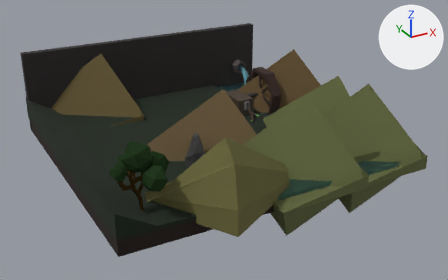
An edit to the Blender file Visual Project FIles/ROOMS/smfm room 16.blend, drawn before and after from the same camera.
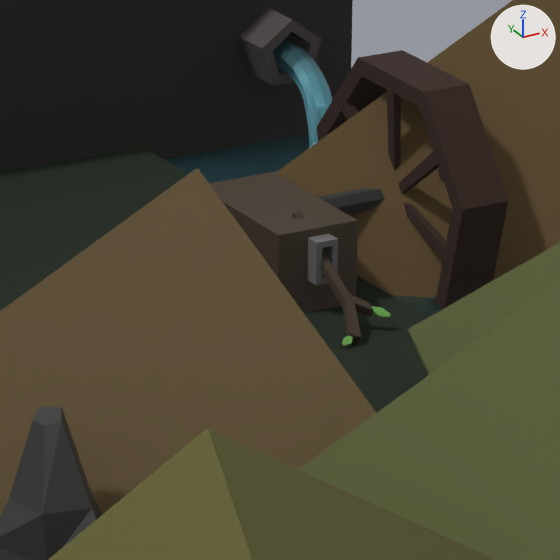
There are two pictures of each version: one whole from a 50 mm lens placed at (-6.42, -12.87, 7.1), pointed at (0.35, -0.56, 0.94), one close up on the part from 42% to 65% of the width and 20% to 58% of the height. Arrows for +X, +Y and +Z are at upper right; the lights stay in place.

The older version as bpy lines, for what is in view:
```python
me_cube_007 = bpy.data.meshes.new('Cube.007')
me_cube_007.from_pydata(...)  # 26 vertices, 0 faces, 20 loose edges; spans x -0.0278..0.0564, y -0.0072..0.0291, z -0.0788..0.0405
me_cube_007.materials.append(mat_bf_grass_002)
me_cube_011 = bpy.data.meshes.new('Cube.011')
me_cube_011.from_pydata(...)  # 26 vertices, 0 faces, 20 loose edges; spans x -0.0278..0.0564, y -0.0072..0.0291, z -0.0788..0.0405
me_cube_011.materials.append(mat_bf_grass_002)
me_cube_013 = bpy.data.meshes.new('Cube.013')
me_cube_013.from_pydata(...)  # 24 vertices, 22 faces; spans x -1.0..1.0, y -1.21..1.0, z -2.46..-0.46
# faces by material slot: [9, 13]
me_cube_013.materials.append(mat_material_004)  # brown #493d31
me_cube_013.materials.append(mat_material_011)  # grey #707070
ob_cube_001 = bpy.data.objects.new('Cube.001', me_cube_013)
ob_cube_001.location = (1.648, 0.999, 1.508)
ob_cube_001.scale = (0.229, 0.426, 0.229)
ob_cube_007 = bpy.data.objects.new('Cube.007', me_cube_007)
ob_cube_007.location = (-1.014, -2.836, 1.108)
ob_cube_007.rotation_euler = (0.0, 0.0, -2.618)  # degrees (0, 0, -150)
ob_cube_007.scale = (4.33, 4.33, 4.33)
_m = ob_cube_007.modifiers.new('Skin', 'SKIN')
ob_cube_011 = bpy.data.objects.new('Cube.011', me_cube_011)
ob_cube_011.location = (0.901, -2.909, 1.108)
ob_cube_011.scale = (4.33, 4.33, 4.33)
_m = ob_cube_011.modifiers.new('Skin', 'SKIN')
# also in view: 'Dirt' at (0.0, 0.0, 1.59); 'tube' at (2.92, 3.18, 1.48); 'wheel' at (2.15, 1.07, 1.26); 'water' at (2.92, 2.93, 1.13); 'Cube.008' at (-0.48, -1.49, 1.12)
```
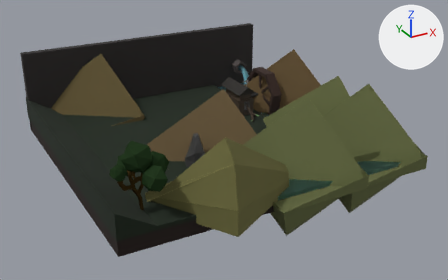
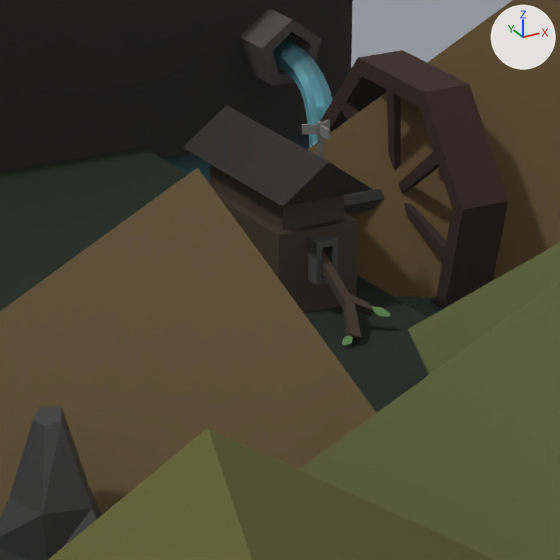
Edits to the bpy script that builds the scene:
```text
Add mat_material_013:
    mat_material_013 = principled_material('Material.013')
    mat_material_013.base_color = (0.0122, 0.00888, 0.00622)  # black #1d1812
Add mat_material_014:
    mat_material_014 = principled_material('Material.014')
    mat_material_014.base_color = (0.214, 0.214, 0.214)  # grey #7f7f7f
    mat_material_014.roughness = 1.0
Change me_cube_013:
    used by ob_cube_001; location = (1.648, 0.999, 1.508); scale = (0.229, 0.426, 0.229)
    remove me_cube_013.from_pydata(...)  # 24 vertices, 22 faces; spans x -1.0..1.0, y -1.21..1.0, z -2.46..-0.46
    add me_cube_013.from_pydata(...)  # 38 vertices, 37 faces; spans x -1.14..1.14, y -1.21..1.21, z -2.46..1.17
    me_cube_013 part 1
    1 face is deleted
    14 vertices are added at x -1.14..1.14, y -1.21..1.21, z -0.46..1.17
    12 new faces join them, mat_material_004 (brown #493d31)
    4 new faces join them, mat_material_013 (black #1d1812)
    add me_cube_013.materials.append(mat_material_013)  # black #1d1812
Add me_cylinder_006:
    me_cylinder_006.from_pydata(...)  # 33 vertices, 32 faces; spans x -3.77..3.77, y -4.15..2.37, z -1.0..1.16
    me_cylinder_006.materials.append(mat_material_014)  # grey #7f7f7f
Add ob_cylinder_001:
    ob_cylinder_001 = bpy.data.objects.new('Cylinder.001', me_cylinder_006)
    ob_cylinder_001.location = (1.752, 0.748, 1.733)
    ob_cylinder_001.scale = (0.0214, 0.0214, 0.134)
```

Changed parts and their boxes (x1, y1, x2, y2) in the close-ups (560 x 560 px):
'Cube.001', reshaped (27% wider, 47% taller): before (209, 172, 358, 313); after (183, 105, 373, 313)
'Cylinder.001', added: after (302, 120, 330, 159)
part 1 of me_cube_013, built on: before (209, 172, 357, 235); after (183, 105, 373, 235)
'Cube', unchanged, covered by the edit: (164, 134, 444, 317) in both
